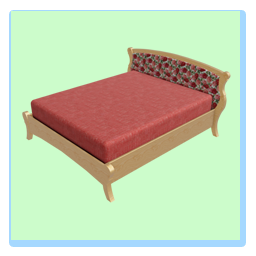
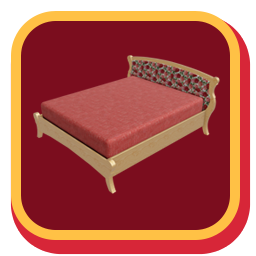
Revision of a layered 256x256 image; what changed, layer by layer:
painted on "Layer 4" over [22, 47, 231, 203]
removed layer "Rectangle 1" over [11, 11, 240, 240]
added layer "Rounded Rectangle 2" above "Layer 1" over [11, 11, 240, 240]
